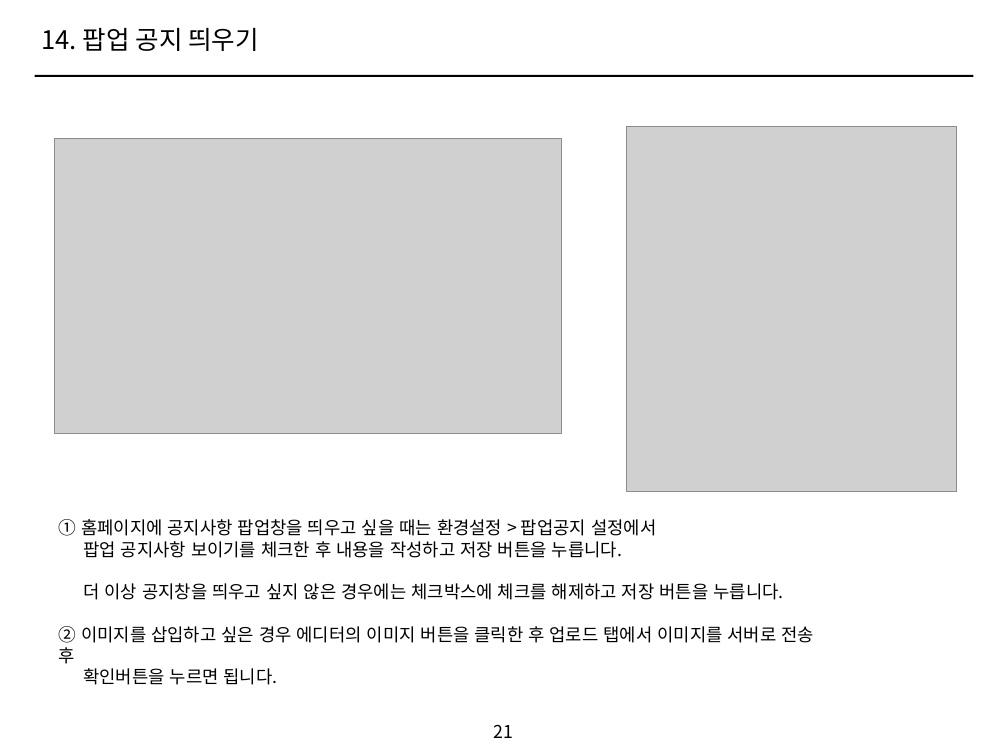
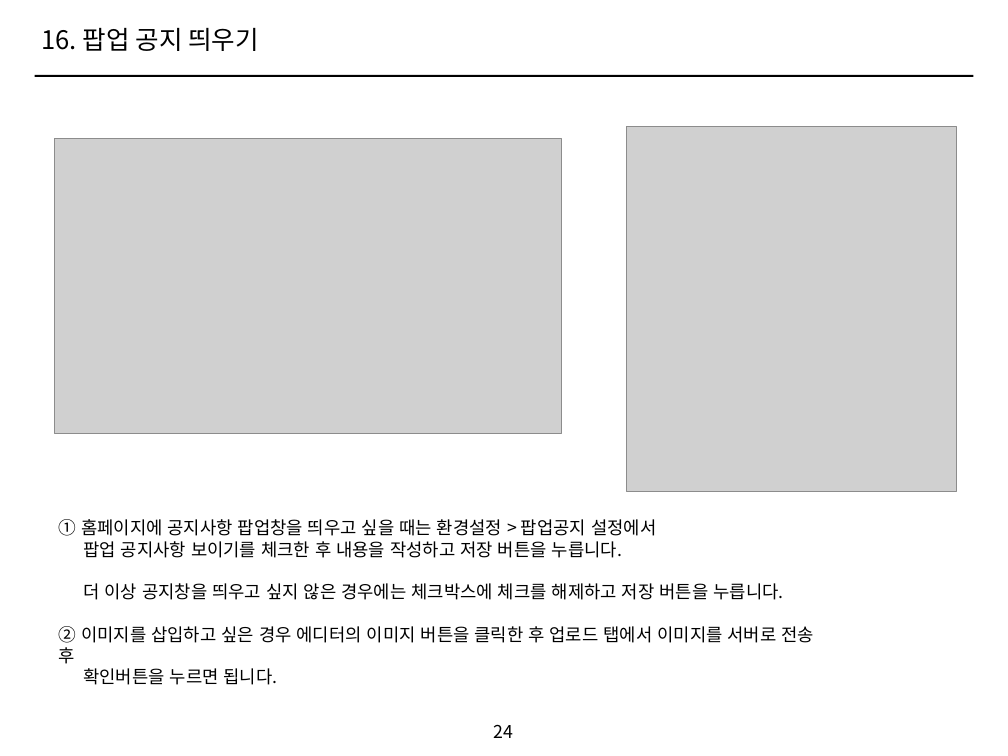
Before and after one commit to ethanjoh/SOHO-market, a slide deck: slide 24 of manual.pptx (slide 21 before the commit). Drawn at 1008x756 pixels with LibreOffice and Linux fonts; fonts in the diff are those of the drawing; grey boxes stand for pictures. Boxes give left, top, right and bottom in pixels: in the first picture for what was removed or moved away, otherwise in the second. Text is boxed around its words. In the diff, an @@ line names an element or a change of style, - is before the commit and + after.

```diff
--- a/manual.pptx
+++ b/manual.pptx
@@ text at box(41, 28, 259, 51): text changed @@
-14. 팝업 공지 띄우기
+16. 팝업 공지 띄우기
@@ page number at box(494, 724, 514, 738): text changed @@
-21
+24
```
Also in this commit, not shown: 5 other slides changed, 3 slides added, 1 other file.
